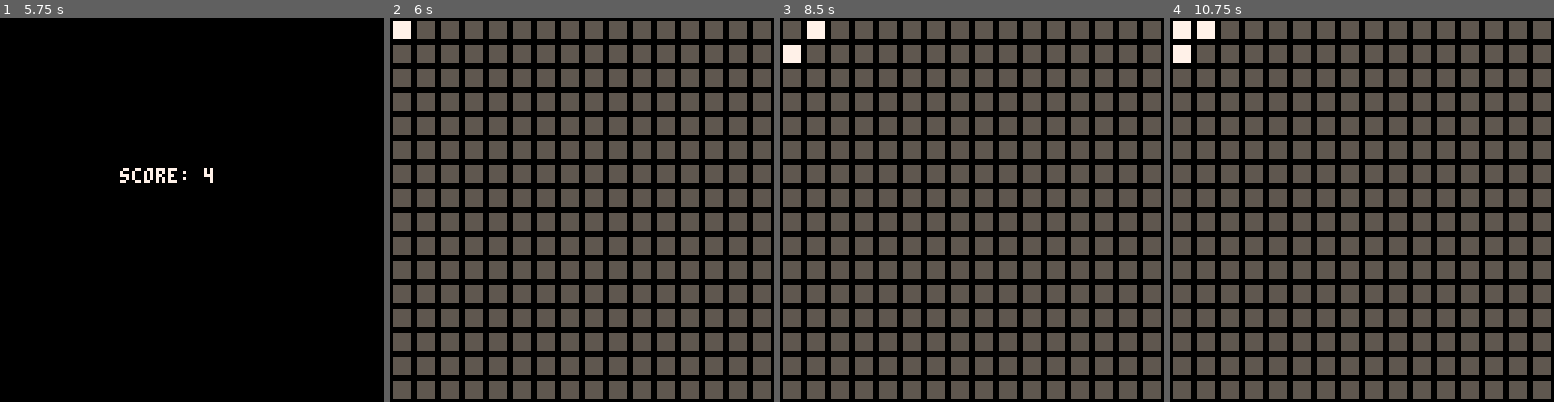
Above: before the commit, frames 1-4 (left to right).
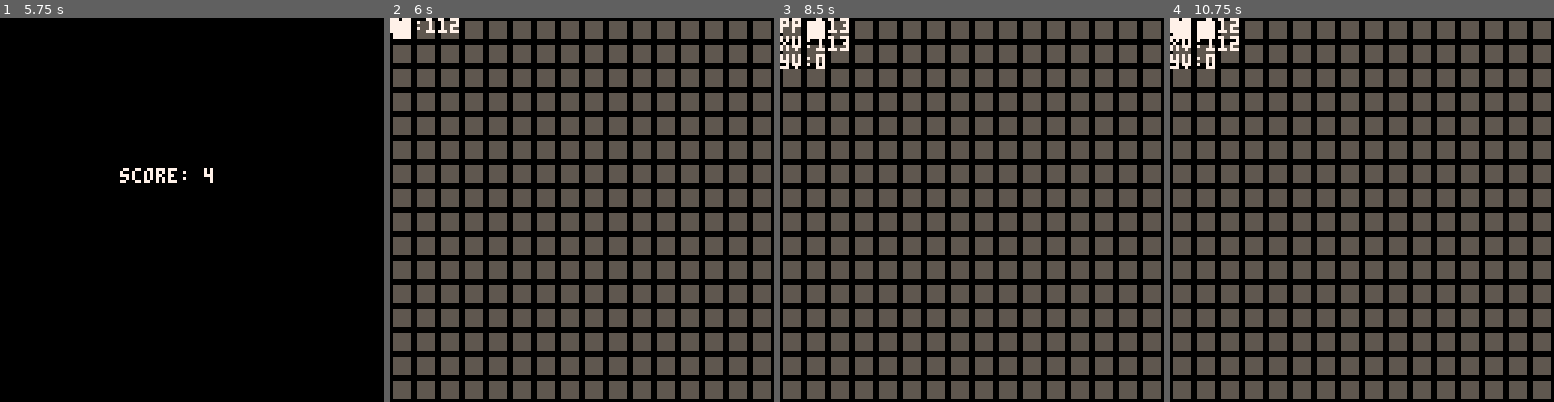
Above: after the commit, the same moments.

Repository: abemassry/dimensional-jump
Game: PICO-8 cartridge dimensional-jump.p8
Two runs of this game, one before a commit and one after it. Both use one fixed random seed, a clock stepped at 60 frames per second and the inputs below.
Inputs:
- Up to frame 1 (5.75 s): tap X (X key) at 0.33, 1.07, 1.85, 2.97, 4.08, 5.2 s; tap O (Z key) at 0.7, 1.7, 2.1, 2.5, 2.9, 3.3, 3.7, 4.1, 4.5, 4.9, 5.3, 5.7 s; hold Right 1.6-2.1 s; hold Up 2.15-2.42 s; hold Right 2.47-3.03 s; hold Left 3.08-3.58 s; hold Down 3.63-3.97 s; hold Right 4.02-4.68 s; hold Up 4.73-5.03 s; hold Left 5.08-5.68 s; hold Down from 5.73 s (still down)
- Up to frame 2 (6 s): keep holding Down
- Up to frame 3 (8.5 s): release Down at 6.03 s; hold Right 6.08-6.58 s; tap O (Z key) every 0.4 s from 6.1 to 8.1 s; tap X (X key) at 6.32, 7.43 s; hold Right 6.63-7.13 s; hold Up 7.18-7.45 s; hold Right 7.5-8.07 s; hold Left from 8.12 s (still down)
- Up to frame 4 (10.75 s): tap O (Z key) every 0.4 s from 8.5 to 10.5 s; tap X (X key) at 8.55, 9.67 s; release Left at 8.62 s; hold Down 8.67-9 s; hold Right 9.05-9.72 s; hold Up 9.77-10.07 s; hold Left 10.12-10.72 s

Frame 1 is identical in both runs. In frame 2, 0.2% of the frame differs, in the area x 0-18%, y 0-4%; in frame 3, 0.8%, in the area x 0-18%, y 0-14%; in frame 4, 0.7%.

Commit message:
less artifacts

Diff:
--- a/dimensional-jump.p8
+++ b/dimensional-jump.p8
@@ -275,58 +275,67 @@
 						-- it's two less than the bounds below
 						if (self.player_posx < 114) then
 							self.player_posx-=1
+							return
 						else
 							self.player_posx-=2
 							self.dashed = true
 							self.dash_dir = '-h'
+							return
 						end
 					else
 						self.player_posx-=1
+						return
 					end
-					return
 				elseif (handle_button_release(1)) then
 					self.player_posx_prev = self.player_posx
 					self.player_posy_prev = self.player_posy
 					if (btn(4)) then
 						if (self.player_posx > 125) then
 							self.player_posx+=1
+							return
 						else
 							self.player_posx+=2
 							self.dashed = true
 							self.dash_dir = '+h'
+							return
 						end
 					else
 						self.player_posx+=1
+						return
 					end
-					return
 				elseif (handle_button_release(2)) then
 					self.player_posx_prev = self.player_posx
 					self.player_posy_prev = self.player_posy
 					if (btn(4)) then
 						if (self.player_posy < 2) then
 							self.player_posy-=1
+							return
 						else
 							self.player_posy -= 2
 							self.dashed = true
 							self.dash_dir = '-v'
+							return
 						end
 					else
 						self.player_posy-=1
+						return
 					end
-					return
 				elseif (handle_button_release(3)) then
 					self.player_posx_prev = self.player_posx
 					self.player_posy_prev = self.player_posy
 					if (btn(4)) then
 						if (self.player_posy > 13) then
 							self.player_posy+=1
+							return
 						else
 							self.player_posy+=2
 							self.dashed = true
 							self.dash_dir = '+v'
+							return
 						end
 					else
 						self.player_posy+=1
+						return
 					end
 				end
 			end
@@ -360,6 +369,20 @@
 			-- draw items in here
 			map(112, 0, 0, 0, 128, 128)
 			mset(self.player_posx, self.player_posy, 254)
+			print('pp:'..self.player_posx, 0, 0, 7)
+
+			if (self.player_posy_prev and self.player_posy_prev) then
+				print('xv:'..self.player_posx, 0, 6, 7)
+				print('yv:'..self.player_posy, 0, 12, 7)
+				mset(self.player_posx_prev+1, self.player_posy_prev, 255)
+				mset(self.player_posx_prev-1, self.player_posy_prev, 255)
+				mset(self.player_posx_prev, self.player_posy_prev+1, 255)
+				mset(self.player_posx_prev, self.player_posy_prev-1, 255)
+				mset(self.player_posx_prev-2, self.player_posy_prev-2, 255)
+				mset(self.player_posx_prev+2, self.player_posy_prev+2, 255)
+				mset(self.player_posx_prev+2, self.player_posy_prev-2, 255)
+				mset(self.player_posx_prev-2, self.player_posy_prev+2, 255)
+			end
 
 			if (self.player_posx >= 112 and self.player_posx <= 127 and self.player_posy >= 0 and self.player_posy <= 15) then
 				mset(self.player_posx, self.player_posy, 254)
